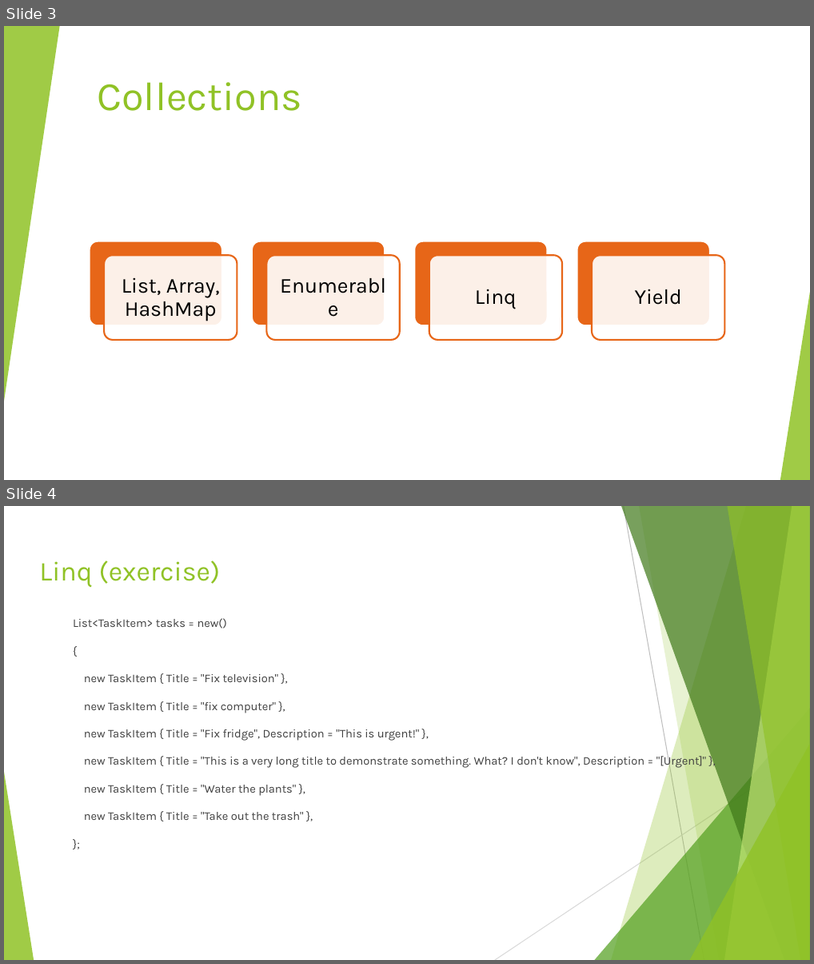
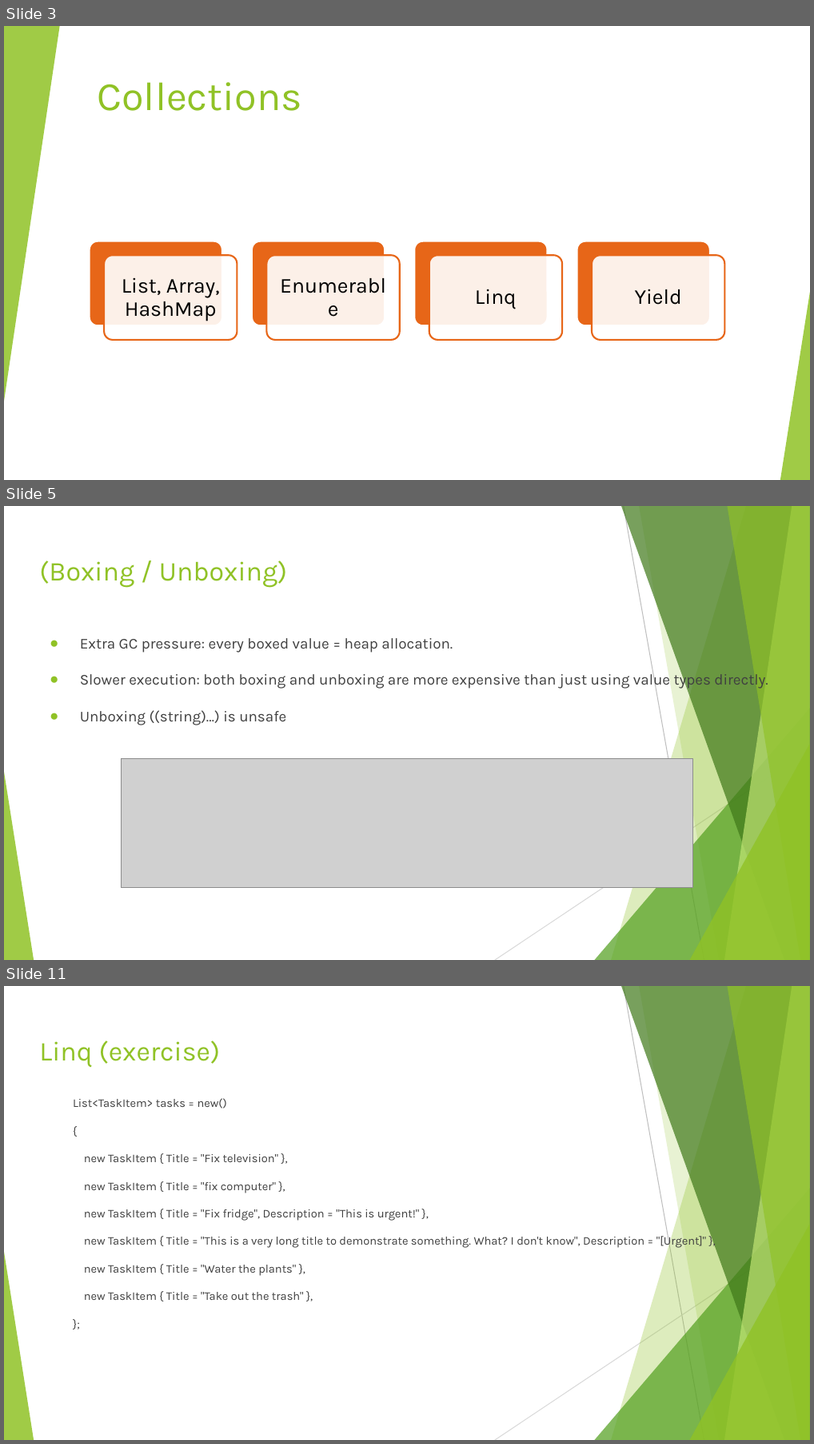
Before and after one commit to javitolin/CSharpWorkshopTodoList, a slide deck: Slides/3. Day 2 - OOP, Unit Tests, Collections.pptx. Shown one above the other, each under a label of ours: slides 3 and 4 before the commit, slides 3, 5 and 11 after it; the slides between them are not shown. The pictures are 814x964 and 814x1444 pixels, drawn with LibreOffice and Linux fonts; fonts in the diff are those of the drawing; grey boxes stand for pictures. Boxes give left, top, right and bottom in pixels: in the first picture for what was removed or moved away, otherwise in the second. Text is boxed around its words. In the diff, an @@ line names an element or a change of style, - is before the commit and + after.

```diff
--- a/Slides/3. Day 2 - OOP, Unit Tests, Collections.pptx
+++ b/Slides/3. Day 2 - OOP, Unit Tests, Collections.pptx
@@ slide 5 added at [4,506,810,960], background #FFFFFF; not listed: 10 template elements that a slide beside it also shows @@
@@ title added at [39,560,287,587], 24.3 pt, text #90C226 @@
+(Boxing / Unboxing)
@@ text added at [80,638,768,725], 13.5 pt, text #404040 @@
+● Extra GC pressure: every boxed value = heap allocation.
+● Slower execution: both boxing and unboxing are more expensive than just using value types directly.
+● Unboxing ((string)…) is unsafe
@@ picture added at [121,759,693,888] @@
@@ what was slide 4 is now slide 11 @@
```
Also in this commit, not shown: 2 slides changed, 9 other slides added, 13 other files.
